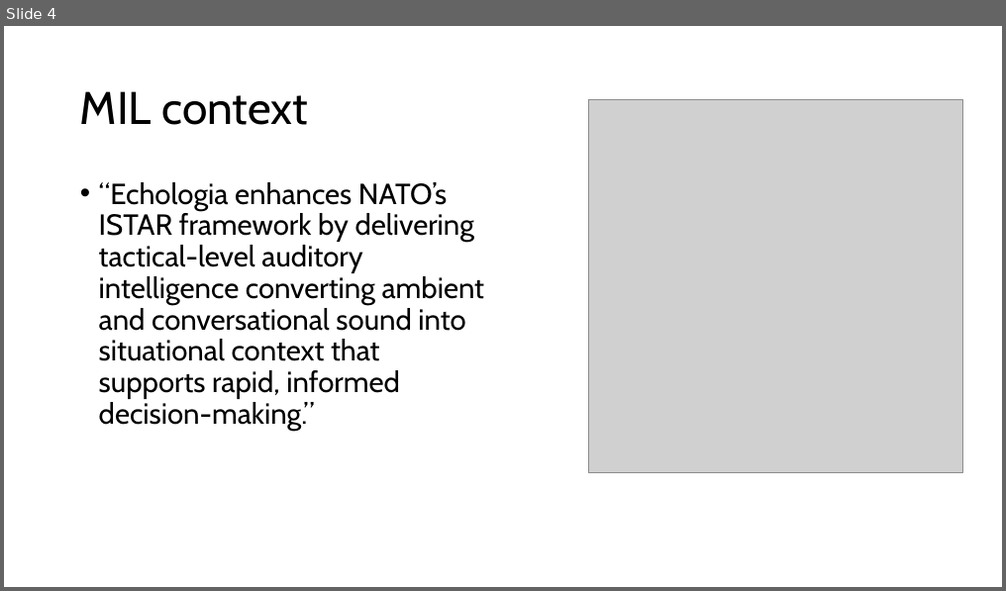
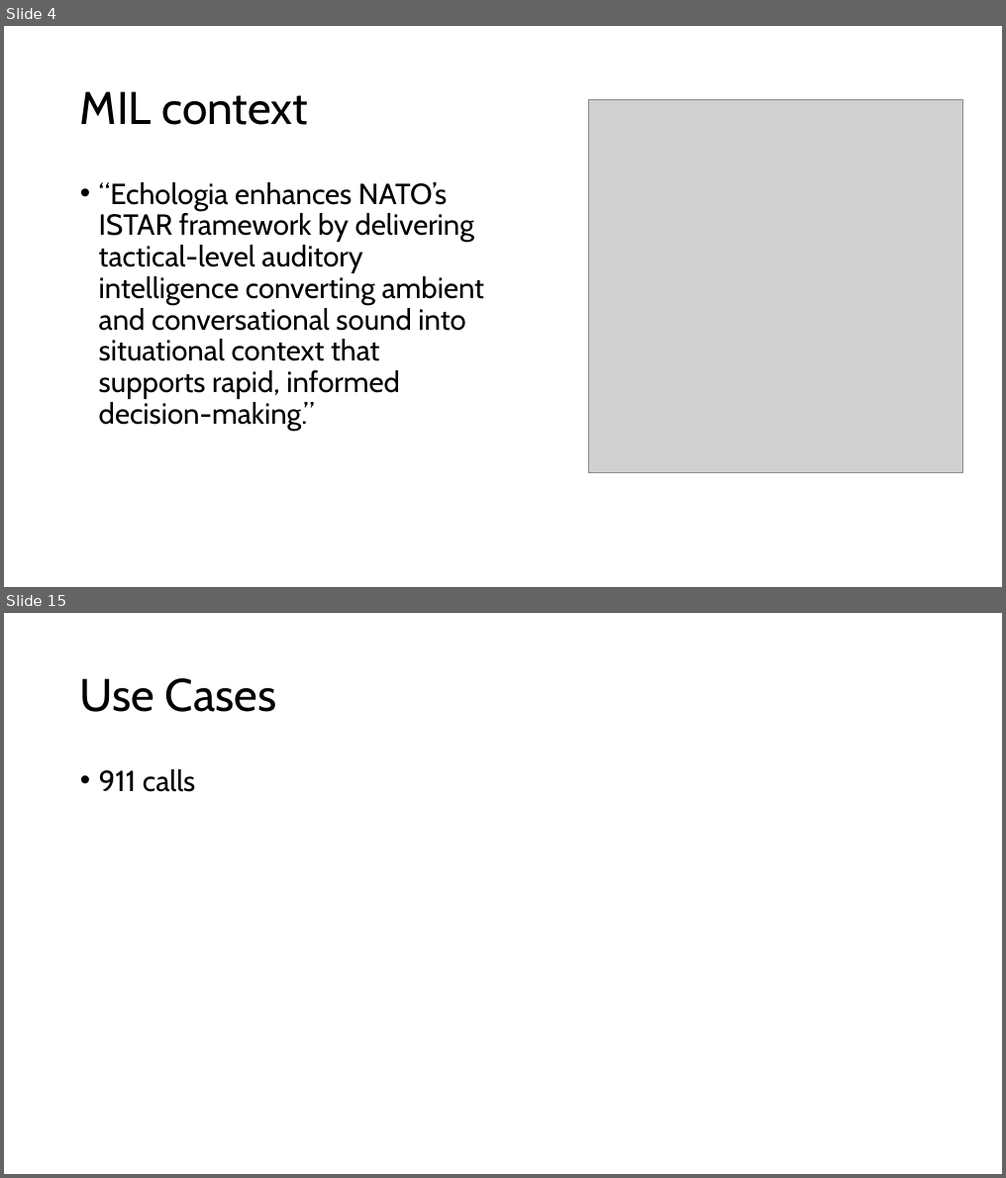
Before and after one commit to Larsters/echologia, a slide deck: resources/Presentation_EcoLogia.pptx. Shown one above the other, each under a label of ours: slide 4 before the commit, slides 4 and 15 after it; the slides between them are not shown. The pictures are 1006x591 and 1006x1178 pixels, drawn with LibreOffice and Linux fonts; fonts in the diff are those of the drawing; grey boxes stand for pictures. Boxes give left, top, right and bottom in pixels: in the first picture for what was removed or moved away, otherwise in the second. Text is boxed around its words. In the diff, an @@ line names an element or a change of style, - is before the commit and + after.

```diff
--- a/resources/Presentation_EcoLogia.pptx
+++ b/resources/Presentation_EcoLogia.pptx
@@ slide 15 added at [4, 613, 1002, 1174], background #FFFFFF @@
@@ title added at [80, 678, 277, 712], 44 pt, text #000000 @@
+Use Cases
@@ text added at [99, 769, 195, 792], 28 pt, text #000000 @@
+• 911 calls
```
Also in this commit, not shown: 1 slide changed, 9 other slides added, 2 other files.
